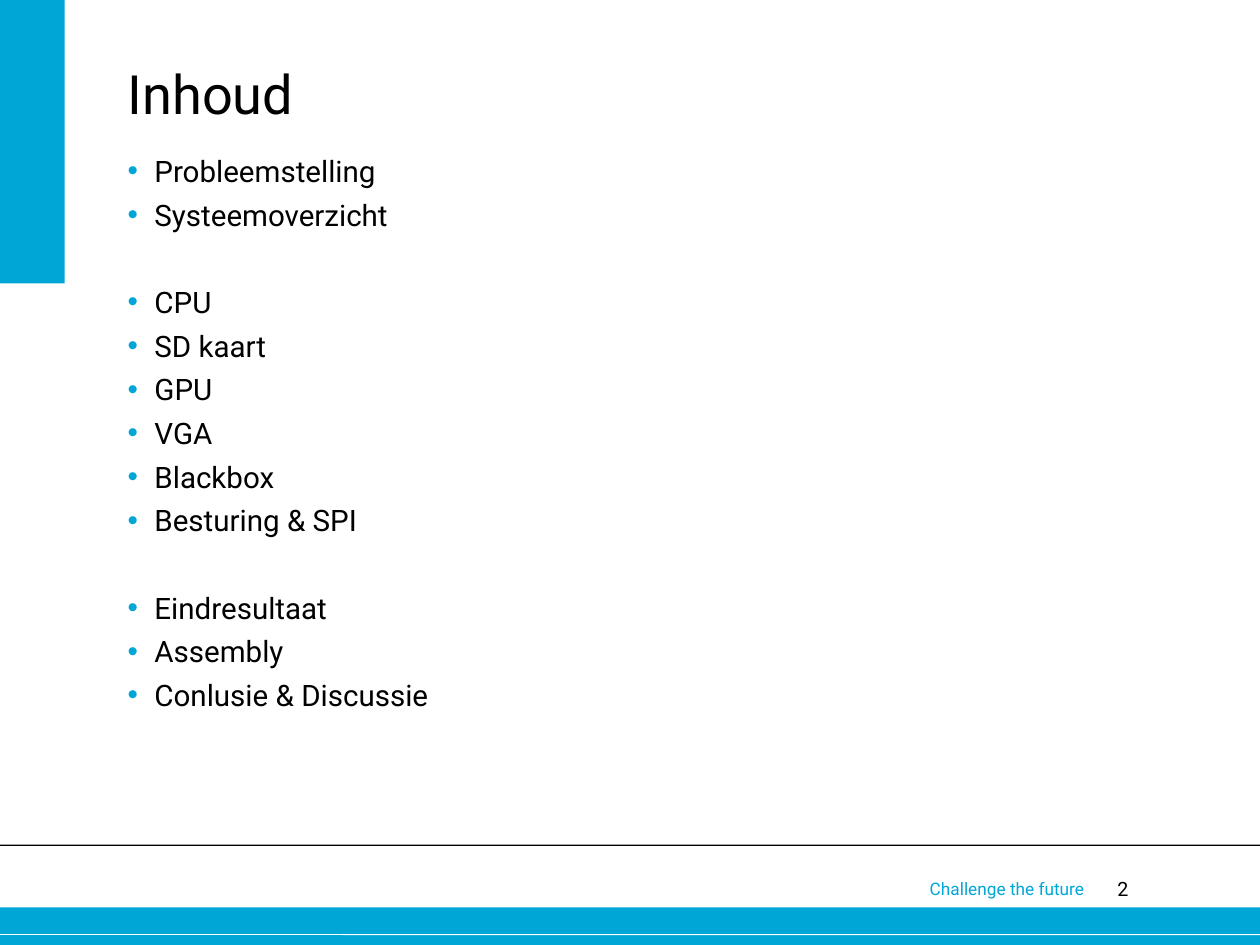
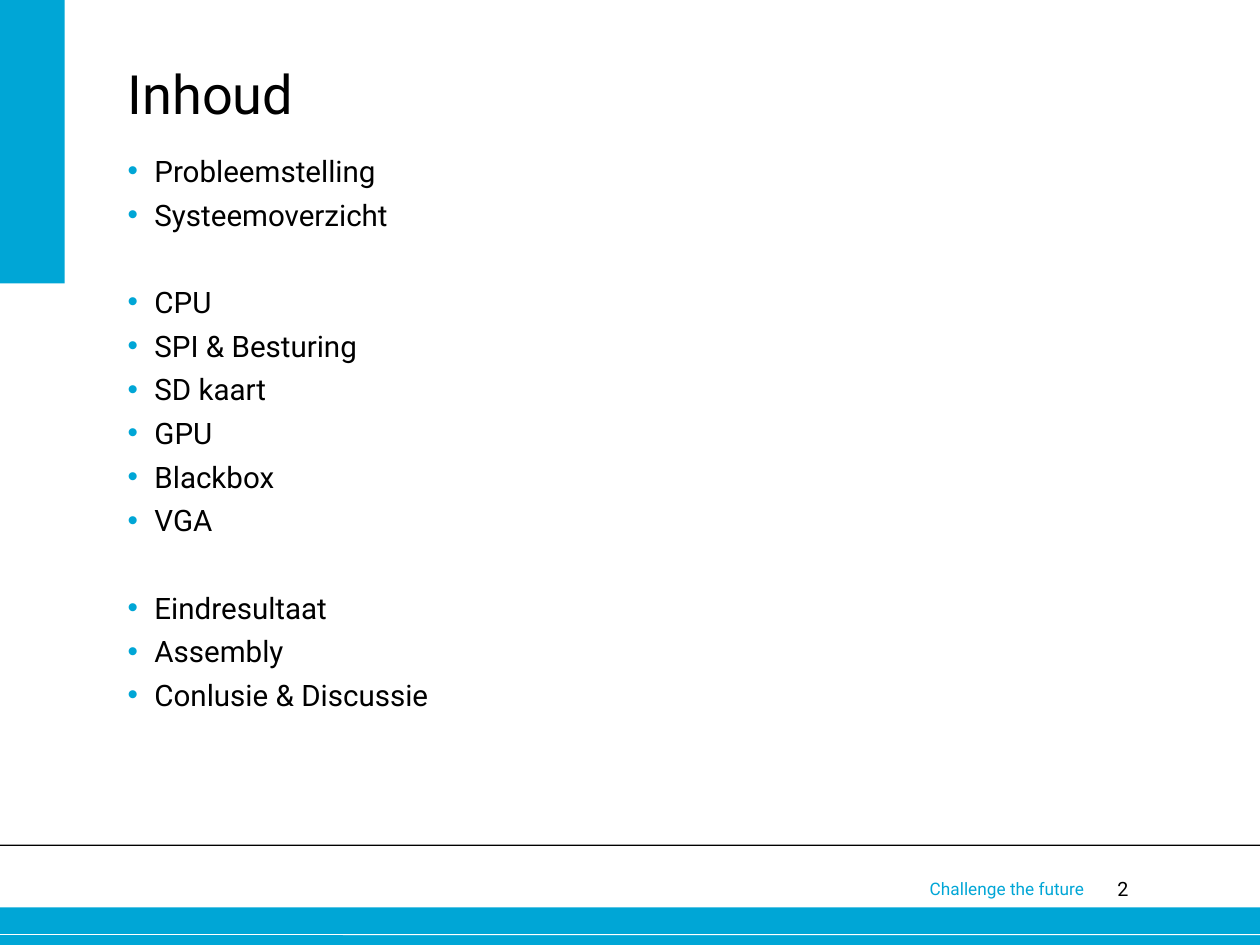
Before and after one commit to 0v3rf10w/epo3a5, a slide deck: slide 2 of Eindpresentatie.pptx. Drawn at 1260x945 pixels with LibreOffice and Linux fonts; fonts in the diff are those of the drawing; background and template pictures are left out. Boxes give left, top, right and bottom in pixels: in the first picture for what was removed or moved away, otherwise in the second. Text is boxed around its words. In the diff, an @@ line names an element or a change of style, - is before the commit and + after.

```diff
--- a/Eindpresentatie.pptx
+++ b/Eindpresentatie.pptx
@@ text at <box>154,335,357,363</box>: paragraph added @@
+• SPI & Besturing
@@ text at <box>154,466,357,537</box>: paragraphs removed @@
-• Blackbox
-• Besturing & SPI
```
Also in this commit, not shown: 10 slides added.
